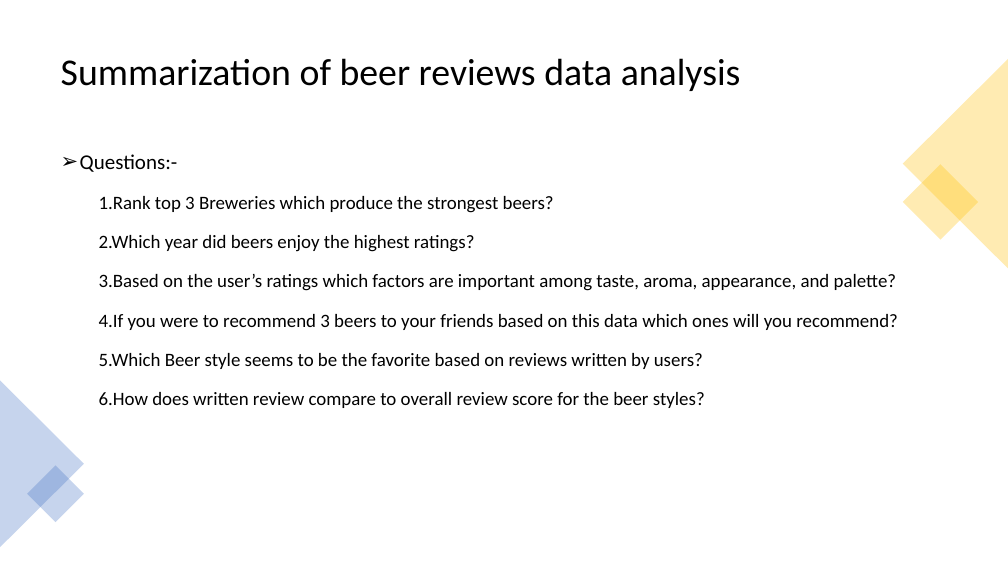
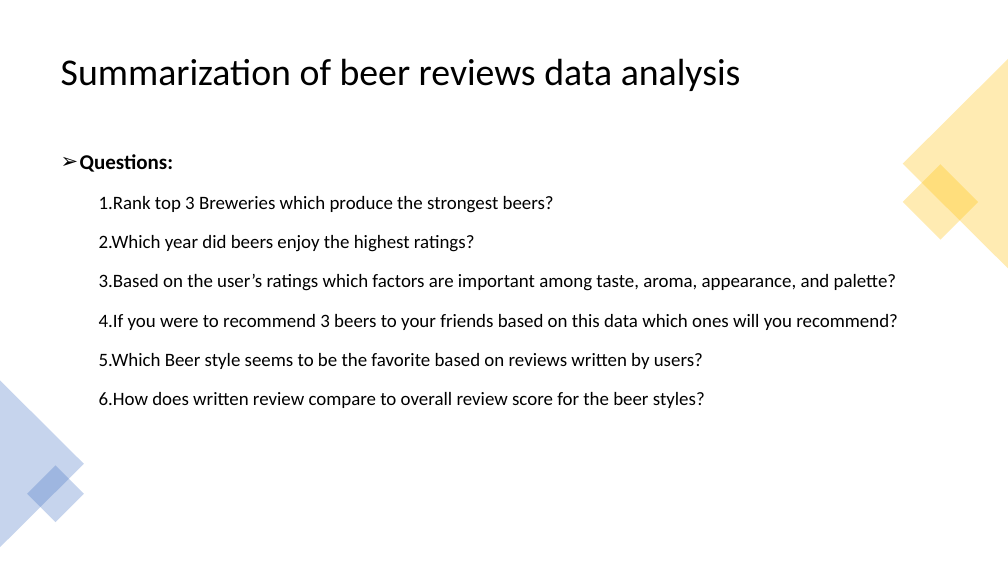
Before and after one commit to vaibhavt14/BeerReviewsAssessment, a slide deck: slide 1 of Summarization of beer reviews data analysis.pptx. Drawn at 1008x567 pixels with LibreOffice and Linux fonts; fonts in the diff are those of the drawing. Boxes give left, top, right and bottom in pixels: in the first picture for what was removed or moved away, otherwise in the second. Text is boxed around its words. In the diff, an @@ line names an element or a change of style, - is before the commit and + after.

Commit message:
Presentation of Beer review analysis

```diff
--- a/Summarization of beer reviews data analysis.pptx
+++ b/Summarization of beer reviews data analysis.pptx
@@ text at [80,154,173,172]: text changed; bold on @@
-➢ Questions:-
+➢ Questions:
```
Also in this commit, not shown: 8 other slides changed, 1 slide added.
